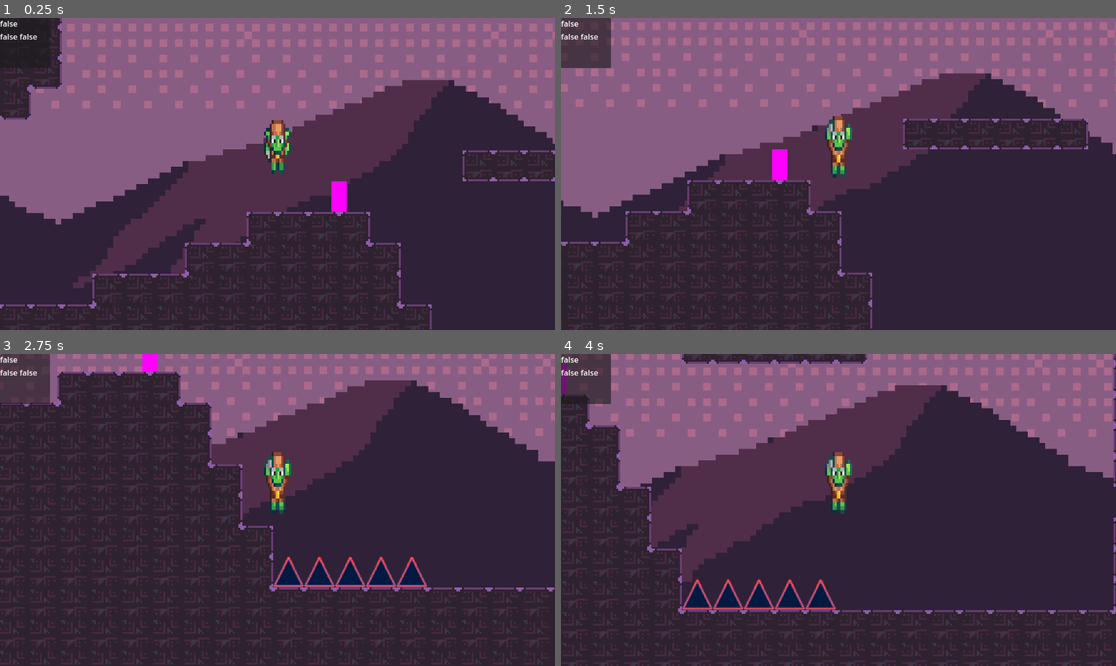
Above: before the commit, frames 1-4 (two rows, left to right).
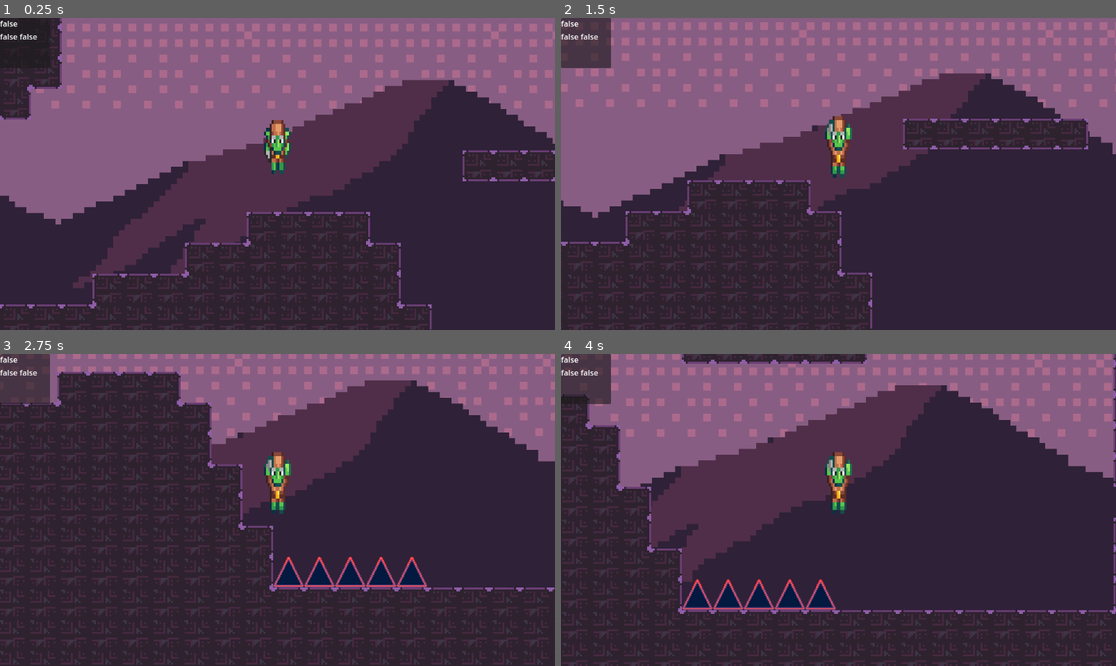
Above: after the commit, the same moments.

Repository: DevFTB/GMTK2024
Game: Godot game, scene res://main.tscn
Same seed, same stepped clock (60 frames per second), same inputs: the game is played once before the commit and once after it.
Inputs:
- Up to frame 1 (0.25 s): no input
- Up to frame 2 (1.5 s): hold F (interact) 0.53-1.28 s; hold D (move_right) from 0.53 s (still down); tap Space (jump) at 0.77 s; tap F (interact) at 1.35 s
- Up to frame 3 (2.75 s): tap Space (jump) at 1.52 s; release D (move_right) at 2.03 s; hold A (move_left) from 2.03 s (still down); hold F (interact) from 2.03 s (still down)
- Up to frame 4 (4 s): release A (move_left) at 2.78 s; release F (interact) at 2.78 s; hold D (move_right) from 2.78 s (still down); tap F (interact) at 2.85 s; tap Space (jump) at 3.02, 3.77 s; hold F (interact) from 3.53 s (still down)

The runs differ from the first frame. In frame 1, 0.3% of the frame differs, in the area x 59-63%, y 52-63%; in frame 2, 0.3%; in frame 3, 0.2%; in frame 4, less than 0.1%.

Commit message:
refactored switch / puzzle control

Diff:
--- a/level/components/common/puzzle_control.gd
+++ b/level/components/common/puzzle_control.gd
@@ -1,8 +1,7 @@
 extends Node2D
+class_name PuzzleControl
 
 signal power_changed(new_state: bool)
-
-@onready var player_interactor: PlayerInteractor = $PlayerInteractor
 
 @export var powering := true:
 	set(value):
@@ -17,8 +16,3 @@
 
 func _add_listener(powerable: Powerable) -> void:
 	power_changed.connect(powerable.set_power)
-
-func _input(event: InputEvent) -> void:
-	if event.is_action_pressed("interact"):
-		if player_interactor.has_player:
-			powering = not powering
--- a/main.tscn
+++ b/main.tscn
@@ -8,16 +8,10 @@
 [ext_resource type="Texture2D" uid="uid://bb6pd6cyjs4wa" path="res://level/parallax-mountain-bg.png" id="5_0243f"]
 [ext_resource type="PackedScene" uid="uid://b1n6yi2vb51yw" path="res://level/components/spikes/spikes.tscn" id="6_d2dco"]
 [ext_resource type="Texture2D" uid="uid://dalxtjntu5g23" path="res://level/parallax-mountain-mountains.png" id="6_tvffr"]
-[ext_resource type="Script" path="res://level/components/common/puzzle_control.gd" id="8_55fjc"]
-[ext_resource type="PackedScene" uid="uid://cc8jownhx5wi2" path="res://level/components/interactor/player_interactor.tscn" id="9_ywo7v"]
+[ext_resource type="PackedScene" uid="uid://c1hm8bmiruoi" path="res://level/components/puzzle_controls/switch.tscn" id="8_4wsop"]
+[ext_resource type="Script" path="res://level/components/puzzle_controls/switch.gd" id="9_g2o1s"]
 [ext_resource type="Script" path="res://gui/debug_gui.gd" id="13_26jet"]
 [ext_resource type="PackedScene" uid="uid://bj0swktf7h5tp" path="res://level/components/fan/fan.tscn" id="15_0nl63"]
-
-[sub_resource type="RectangleShape2D" id="RectangleShape2D_xvxt4"]
-size = Vector2(40, 32)
-
-[sub_resource type="PlaceholderTexture2D" id="PlaceholderTexture2D_lycx2"]
-size = Vector2(16, 32)
 
 [node name="Main" type="Node"]
 script = ExtResource("1_rs1g5")
@@ -46,19 +40,8 @@
 
 [node name="SpawnPoint" type="Node2D" parent="World"]
 
-[node name="Switch" type="Node2D" parent="World" node_paths=PackedStringArray("listeners")]
-position = Vector2(64, -16)
-script = ExtResource("8_55fjc")
-listeners = [NodePath("../Fan")]
-
-[node name="PlayerInteractor" parent="World/Switch" instance=ExtResource("9_ywo7v")]
-
-[node name="CollisionShape2D" type="CollisionShape2D" parent="World/Switch/PlayerInteractor"]
-position = Vector2(-28, 0)
-shape = SubResource("RectangleShape2D_xvxt4")
-
-[node name="Sprite2D" type="Sprite2D" parent="World/Switch"]
-texture = SubResource("PlaceholderTexture2D_lycx2")
+[node name="Switch" parent="World" instance=ExtResource("8_4wsop")]
+script = ExtResource("9_g2o1s")
 
 [node name="CanvasLayer" type="CanvasLayer" parent="."]
 
Not shown: 1 places in main.tscn that only renumber resources
